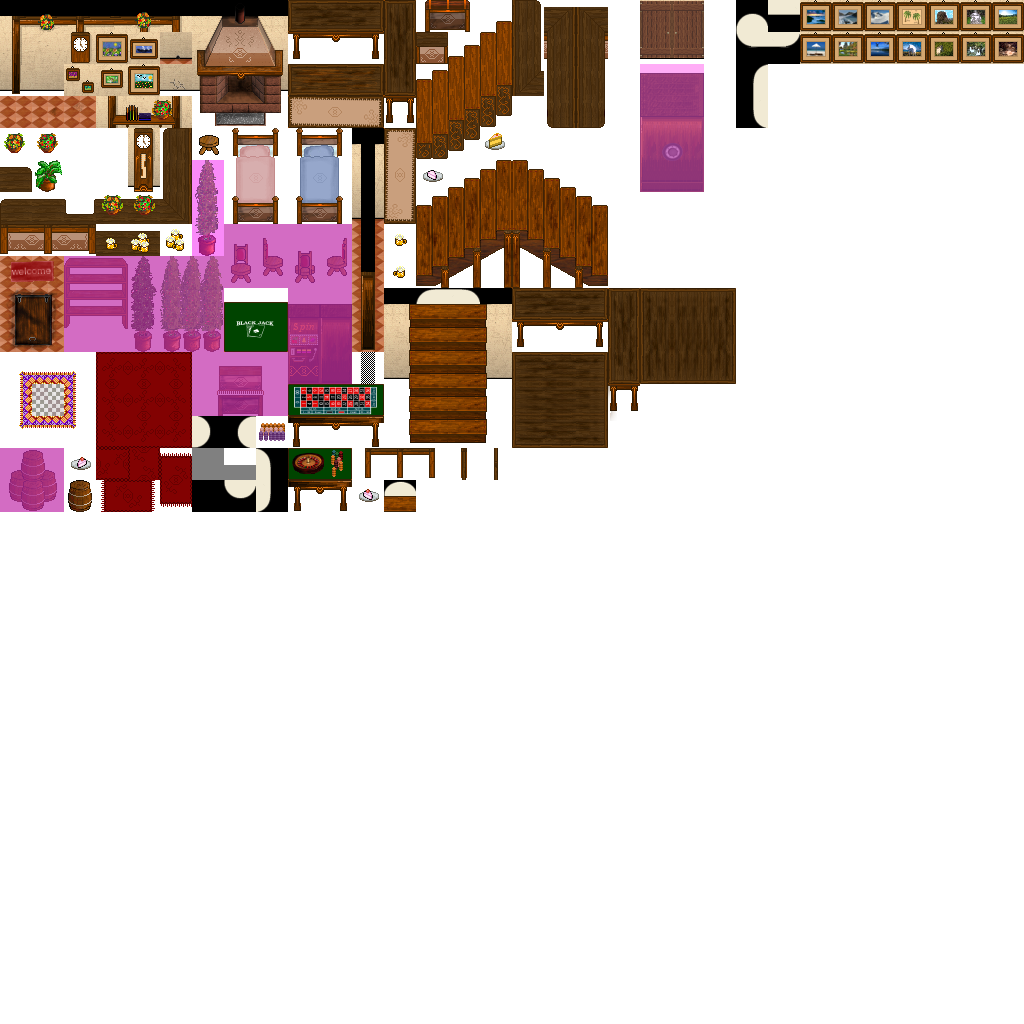
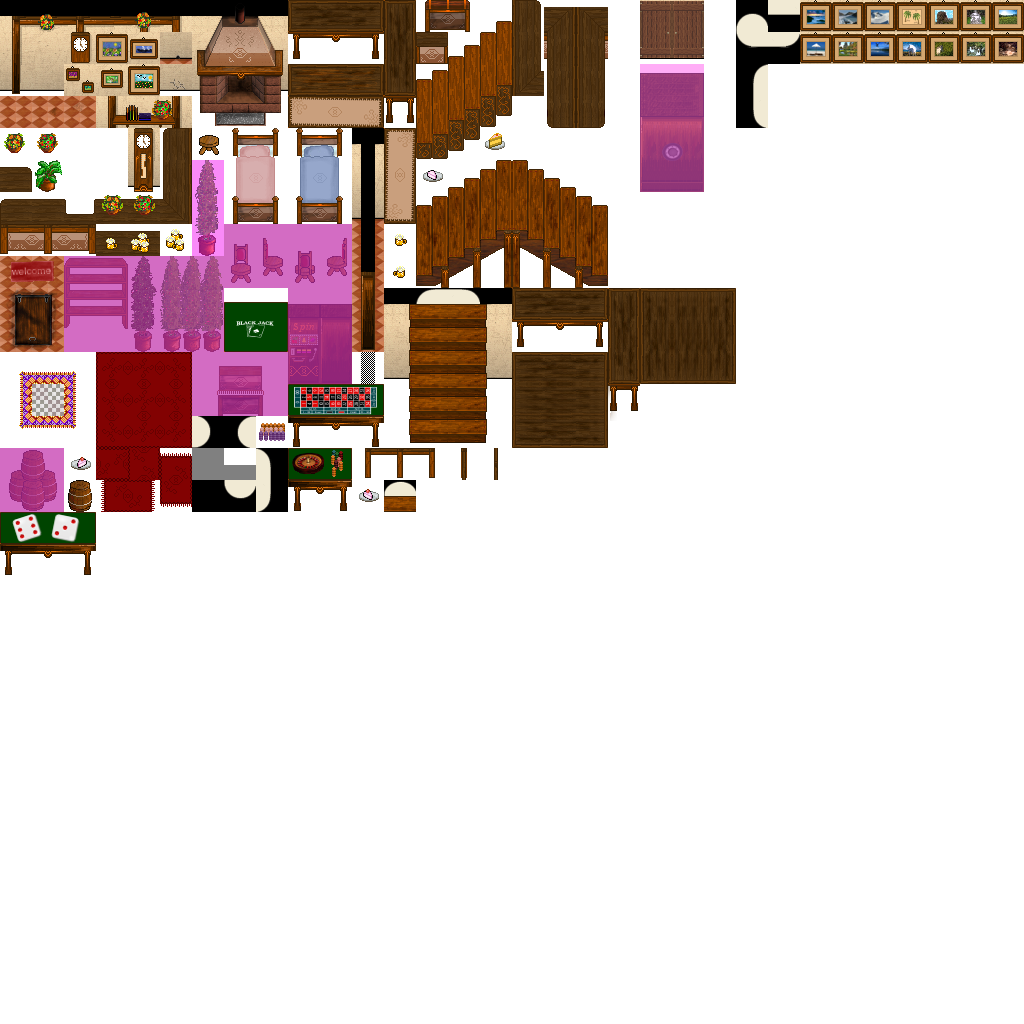
Layer changes from the first 1024 x 1024 image to the second:
added layer "Würfel" above "Hintergrund" over (12, 513, 80, 543)
painted on "Hintergrund" over (0, 512, 96, 575)
